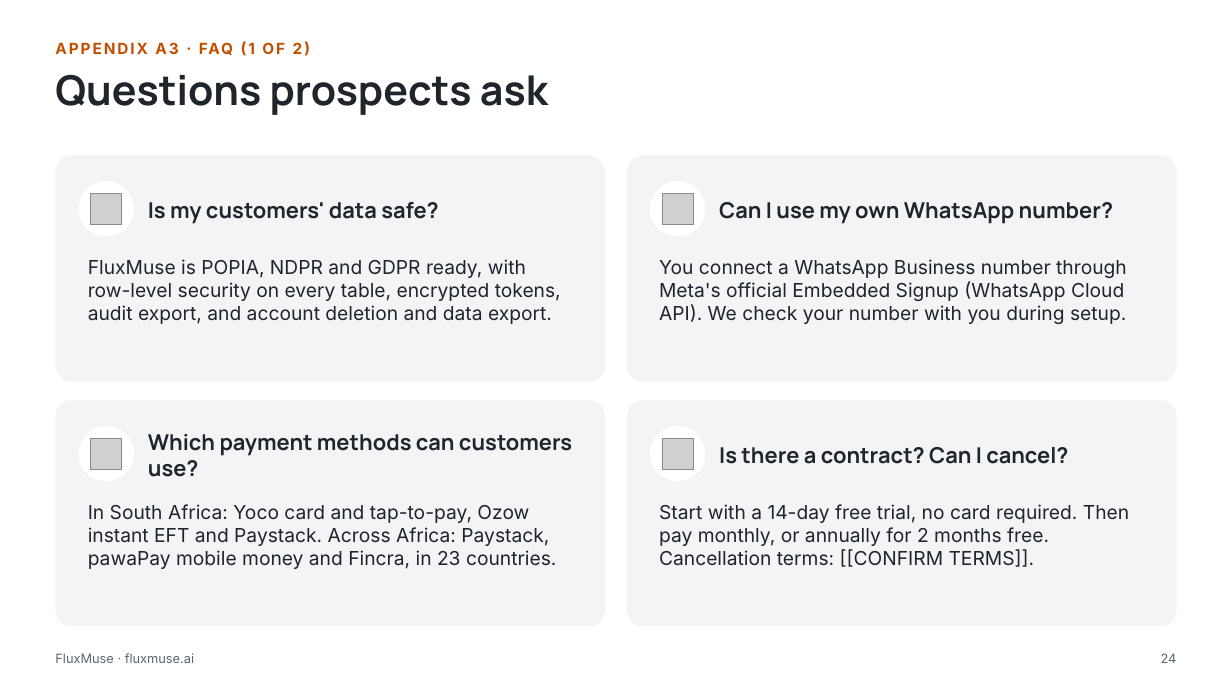
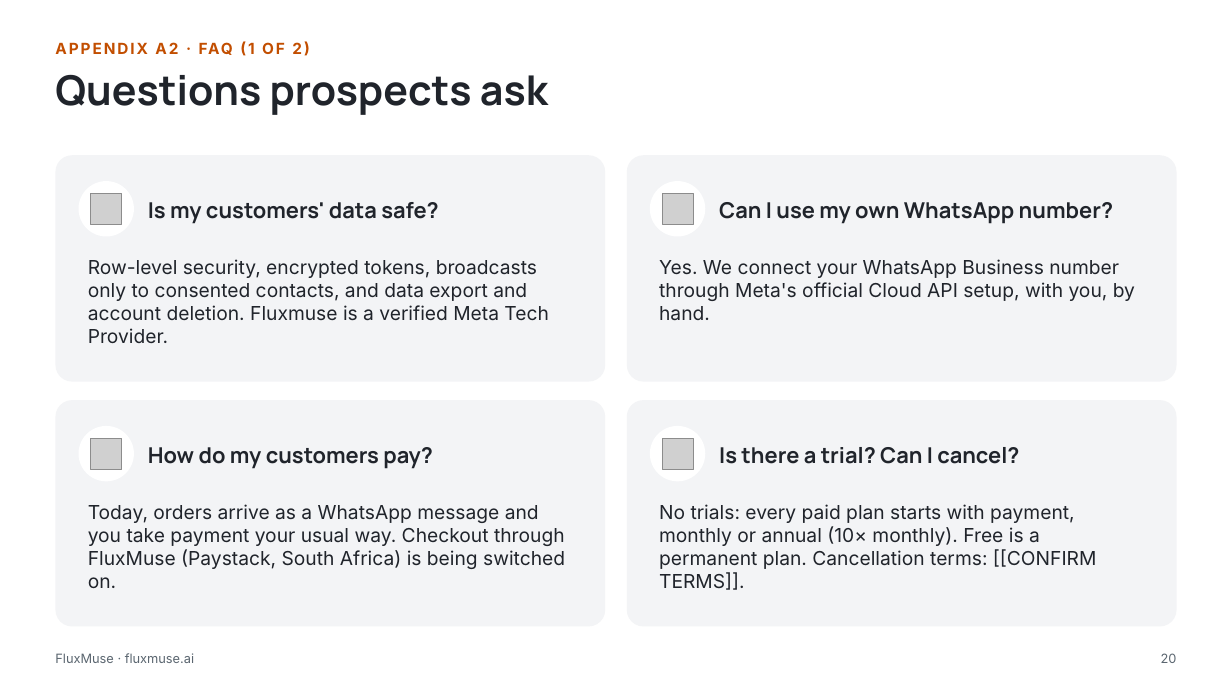
Before and after one commit to embizo/fluxmuse, a slide deck: slide 20 of docs/go-to-market/02_Brand_Pitch_Deck/FluxMuse_Pitch_SMEs.pptx (slide 24 before the commit). Drawn at 1232x693 pixels with LibreOffice and Linux fonts; fonts in the diff are those of the drawing; grey boxes stand for pictures. Boxes give left, top, right and bottom in pixels: in the first picture for what was removed or moved away, otherwise in the second. Text is boxed around its words. In the diff, an @@ line names an element or a change of style, - is before the commit and + after.

```diff
--- a/docs/go-to-market/02_Brand_Pitch_Deck/FluxMuse_Pitch_SMEs.pptx
+++ b/docs/go-to-market/02_Brand_Pitch_Deck/FluxMuse_Pitch_SMEs.pptx
@@ text at [88, 259, 548, 343]: text changed @@
-FluxMuse is POPIA, NDPR and GDPR ready, with row-level security on every table, encrypted tokens, audit export, and account deletion and data export.
+Row-level security, encrypted tokens, broadcasts only to consented contacts, and data export and account deletion. Fluxmuse is a verified Meta Tech Provider.
@@ text at [659, 259, 1135, 321]: text changed @@
-You connect a WhatsApp Business number through Meta's official Embedded Signup (WhatsApp Cloud API). We check your number with you during setup.
+Yes. We connect your WhatsApp Business number through Meta's official Cloud API setup, with you, by hand.
@@ text at [148, 447, 433, 469]: text changed @@
-Which payment methods can customers use?
+How do my customers pay?
@@ text at [719, 447, 1019, 464]: text changed @@
-Is there a contract? Can I cancel?
+Is there a trial? Can I cancel?
@@ text at [88, 504, 565, 588]: text changed @@
-In South Africa: Yoco card and tap-to-pay, Ozow instant EFT and Paystack. Across Africa: Paystack, pawaPay mobile money and Fincra, in 23 countries.
+Today, orders arrive as a WhatsApp message and you take payment your usual way. Checkout through FluxMuse (Paystack, South Africa) is being switched on.
@@ text at [659, 504, 1096, 590]: text changed @@
-Start with a 14-day free trial, no card required. Then pay monthly, or annually for 2 months free. Cancellation terms: [[CONFIRM TERMS]].
+No trials: every paid plan starts with payment, monthly or annual (10× monthly). Free is a permanent plan. Cancellation terms: [[CONFIRM TERMS]].
@@ page number at [1161, 653, 1177, 663]: text changed @@
-24
+20
```
Also in this commit, not shown: 13 other slides changed, 6 slides added, 10 slides removed, 8 other files.
